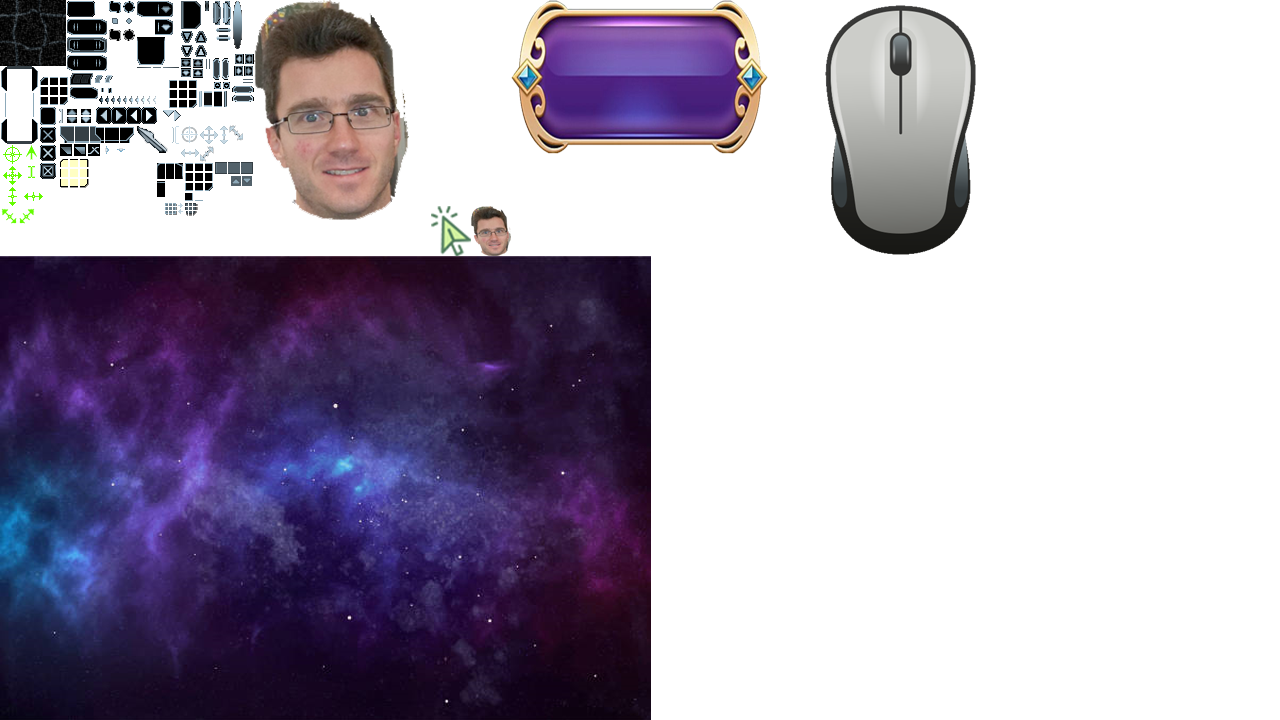
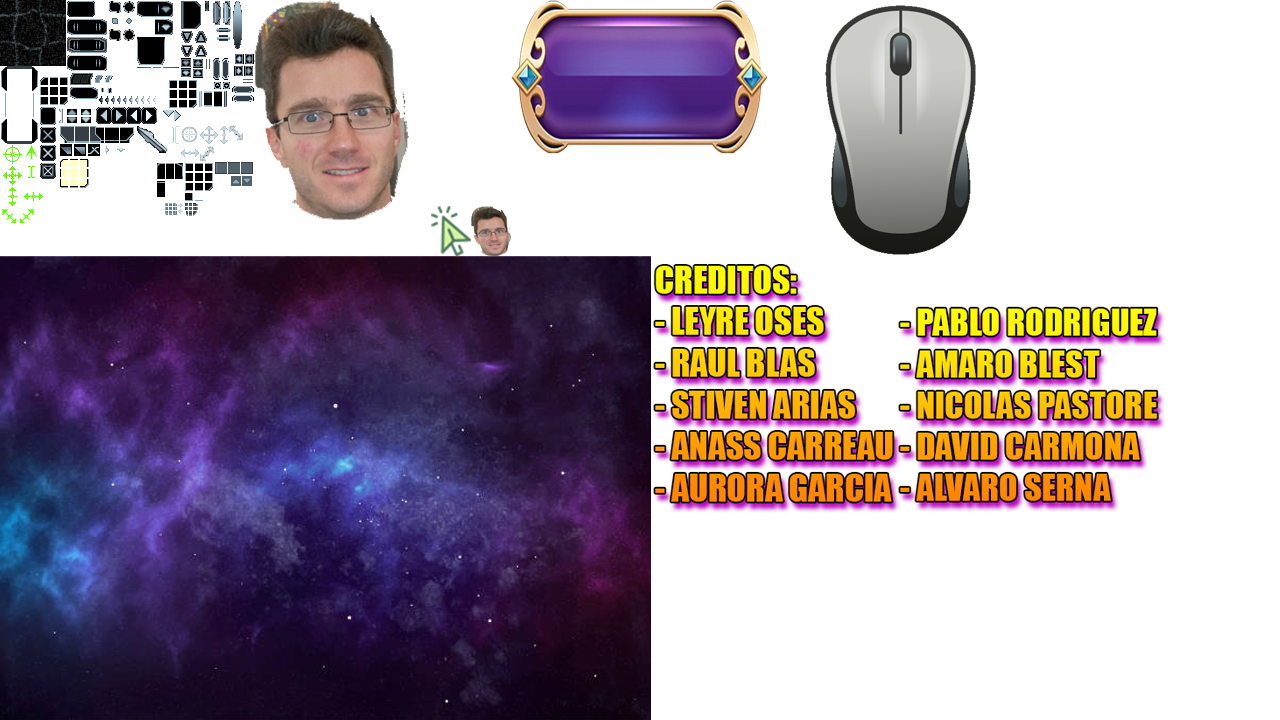
Before/after of a (1280, 720) layered artwork. What changed in the layer stack:
added layer "Capa 1" above "Mouse" over [653, 264, 1166, 513]
